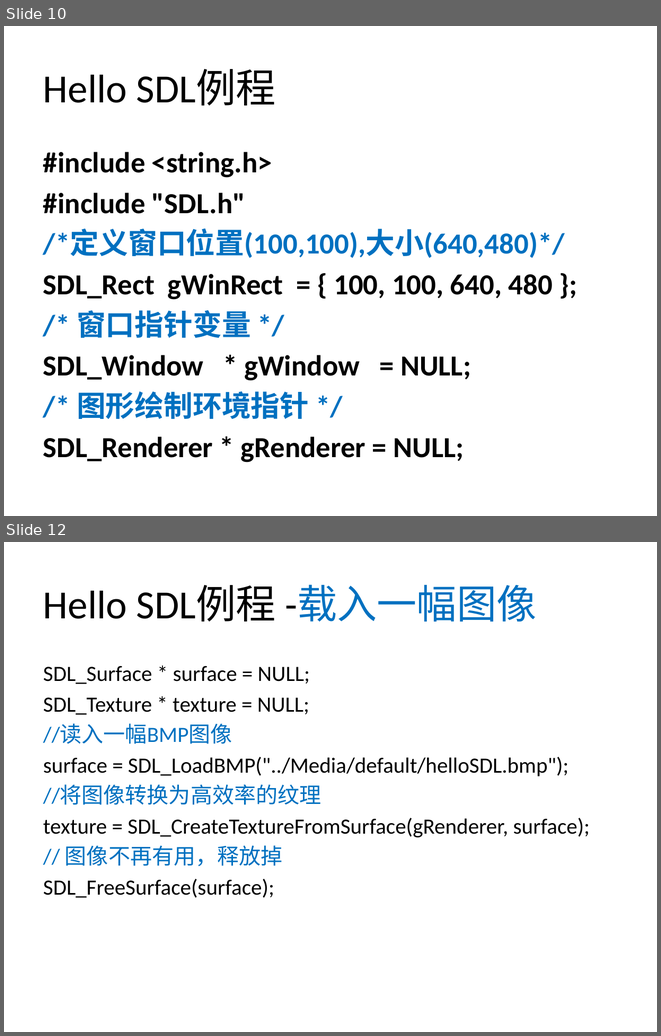
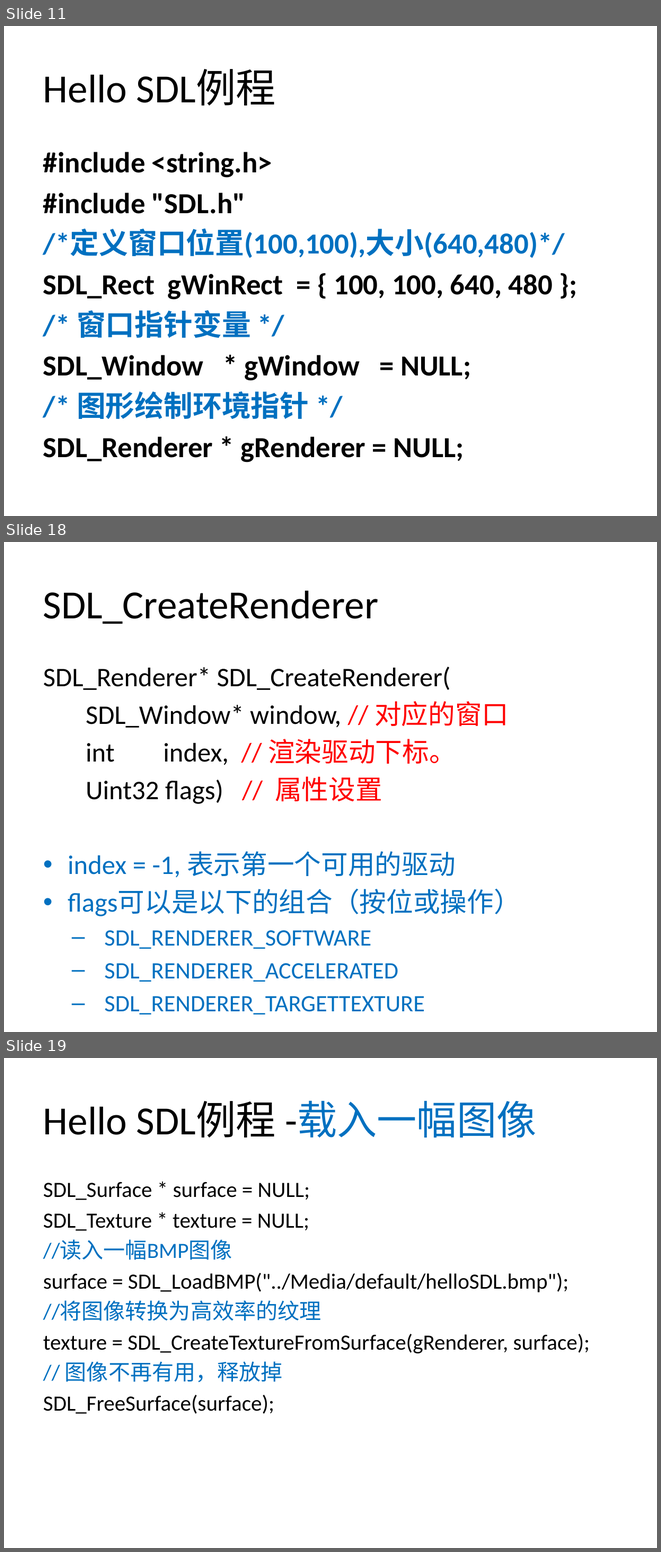
Before and after one commit to xinguo2015/SDL2Project2017, a slide deck: Tutorials/SDL2Tutorials.pptx. Shown one above the other, each under a label of ours: slides 10 and 12 before the commit, slides 11, 18 and 19 after it; the slides between them are not shown. The pictures are 661x1036 and 661x1552 pixels, drawn with LibreOffice and Linux fonts; fonts in the diff are those of the drawing; background and template pictures are left out. Boxes give left, top, right and bottom in pixels: in the first picture for what was removed or moved away, otherwise in the second. Text is boxed around its words. In the diff, an @@ line names an element or a change of style, - is before the commit and + after.

```diff
--- a/Tutorials/SDL2Tutorials.pptx
+++ b/Tutorials/SDL2Tutorials.pptx
@@ slide 18 added at <box>4,542,657,1032</box>, background #FFFFFF @@
@@ title added at <box>43,590,378,624</box>, 44 pt, text #000000 @@
+SDL_CreateRenderer
@@ text added at <box>43,667,521,981</box>, 29.6 pt, text #0070C0 @@
+SDL_Renderer* SDL_CreateRenderer(
+SDL_Window* window, // 对应的窗口
+int index, // 渲染驱动下标。
+Uint32 flags) // 属性设置
+• index = -1, 表示第一个可用的驱动
+• flags可以是以下的组合（按位或操作）
+  – SDL_RENDERER_SOFTWARE
+  – SDL_RENDERER_ACCELERATED
+  – SDL_RENDERER_TARGETTEXTURE
@@ what was slide 10 is now slide 11 @@
@@ what was slide 12 is now slide 19 @@
```
Also in this commit, not shown: 1 slide changed, 7 other slides added, 1 other file.
